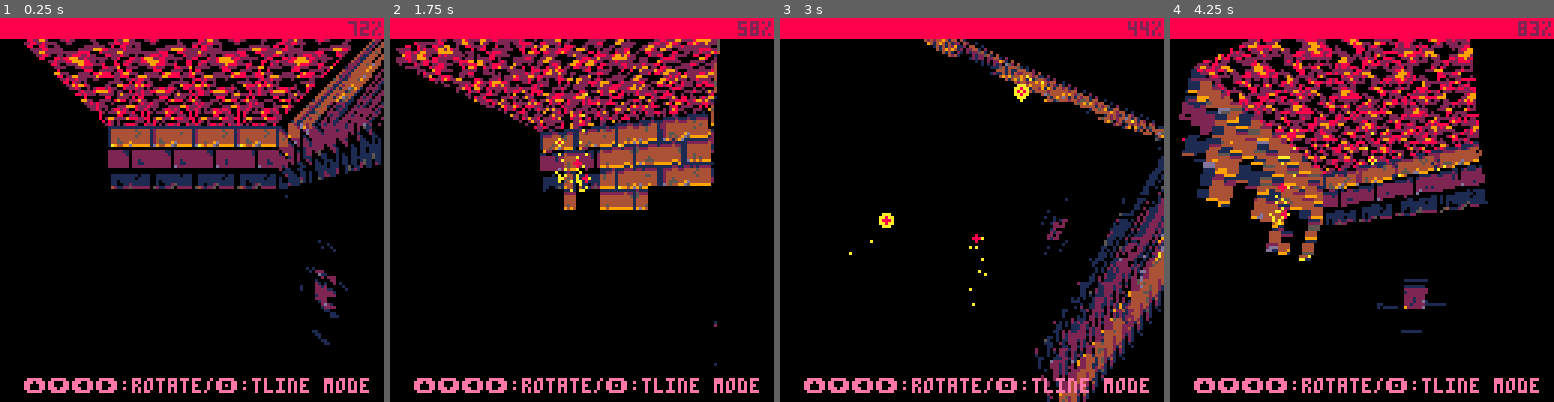
Above: before the commit, frames 1-4 (left to right).
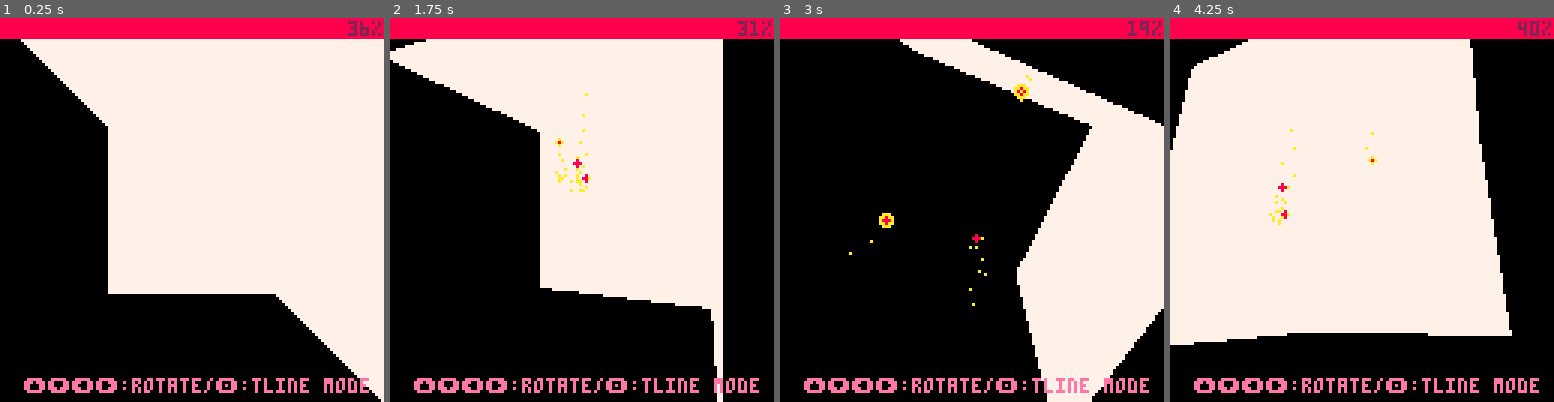
Above: after the commit, the same moments.

Repository: freds72/qk8
Game: PICO-8 cartridge carts/quak8.p8
Two runs of this game, one before a commit and one after it. Both use one fixed random seed, a clock stepped at 60 frames per second and the inputs below.
Inputs:
- Up to frame 1 (0.25 s): no input
- Up to frame 2 (1.75 s): hold Right from 1.6 s (still down)
- Up to frame 3 (3 s): release Right at 2.1 s; hold Up 2.15-2.42 s; hold Right from 2.47 s (still down)
- Up to frame 4 (4.25 s): release Right at 3.03 s; hold Left 3.08-3.58 s; hold Down 3.63-3.97 s; hold Right from 4.02 s (still down)

The runs differ from the first frame. In frame 1, 54% of the frame differs, in the area x 5-100%, y 0-100%; in frame 2, 38%; in frame 3, 24%; in frame 4, 62%, in the area x 0-96%, y 0-86%.

Commit message:
improved lightmap rendering speed (wip) portal exporter (wip)

Diff:
--- a/carts/quak8.p8
+++ b/carts/quak8.p8
@@ -236,7 +236,16 @@
 
 local _lava={}
 local _palettes={}
+-- textured edge renderer
+local dither_pat={0b1111111111111111,0b0111111111111111,0b0111111111011111,0b0101111111011111,0b0101111101011111,0b0101101101011111,0b0101101101011110,0b0101101001011110,0b0101101001011010,0b0001101001011010,0b0001101001001010,0b0000101001001010,0b0000101000001010,0b0000001000001010,0b0000001000001000,0b0000000000000000}
+
 function _init()
+	-- fillp color mode
+	poke(0x5f34, 1)
+
+	for k,fp in pairs(dither_pat) do
+		dither_pat[k]=fp>>16
+	end
 	--[[
 	for i=1,15 do
 		pal(i,128+i,1)
@@ -277,6 +286,7 @@
 function _update()
 	-- update texture
 
+	--[[
 	local t=time()/4
 	local cx={
 		[0]=sin(t+0/50)<<2,
@@ -305,6 +315,7 @@
 				((y+cx[x])&0xf)<<4])
 		end
 	end
+	]]
 
 	-- restore lightmap
 	-- reload()
@@ -336,7 +347,7 @@
 				local d=v_dot(f.n,fp)
 				if d<0.2*0.2 then
 					local u,v=8+8*fp[1],16-8*fp[2]
-					mset(u,v,79)
+					--mset(u,v,79)
 				end
 			end
 
@@ -389,11 +400,8 @@
 
 -->8
 
--- textured edge renderer
-local dither_pat={0b1111111111111111,0b0111111111111111,0b0111111111011111,0b0101111111011111,0b0101111101011111,0b0101101101011111,0b0101101101011110,0b0101101001011110,0b0101101001011010,0b0001101001011010,0b0001101001001010,0b0000101001001010,0b0000101000001010,0b0000001000001010,0b0000001000001000,0b0000000000000000}
-
 function polytex(v,lu,lv)
-	local p0,spans,palettes=v[#v],{},_palettes
+	local p0,spans,dither_pat=v[#v],{},dither_pat
 	local x0,y0,w0,u0,v0=p0.x,p0.y,p0.w,p0.u,p0.v
 	for i=1,#v do
 		local p1=v[i]
@@ -419,6 +427,7 @@
 				if(a>b) a,aw,au,av,b,bw,bu,bv=b,bw,bu,bv,a,aw,au,av
 				local dab=b-a
 				local daw,dau,dav=(bw-aw)/dab,(bu-au)/dab,(bv-av)/dab
+				if(a<0) au-=a*dau av-=a*dav aw-=a*daw a=0
 				local ca,cb=ceil(a),min(ceil(b)-1,127)
 				-- sub-pix shift
 				local sa=ca-a
@@ -426,33 +435,17 @@
 				av+=sa*dav
 				aw+=sa*daw
 				local dw,du,dv=daw<<2,dau<<2,dav<<2
-				local s0
 				for k=ca,cb-4,4 do
-					local u,v=au/aw,av/aw
-					local s=max(5-(mget(lu+u,lv+v)-64)/3)\1
-					if(s!=s0) pal(palettes[s]) s0=s
-
-					tline(k,y,k+3,y,u,v,dau/aw,dav/aw)
+					-- pick lightmap array directly (saves lu+/lv+)
+					rectfill(k,y,k+3,y,0x1087|(dither_pat[lu+au/aw|(lv+av/aw)>>16] or 0))
 					ca+=4
 					au+=du
 					av+=dv
 					aw+=dw
 				end
+				-- left over from stride rendering
 				if ca<=cb then
-					local u,v=au/aw,av/aw
-					local s=max(5-(mget(lu+u,lv+v)-64)/3)\1
-					if(s!=s0) pal(palettes[s]) s0=s
-
-					tline(ca,y,cb,y,u,v,dau/aw,dav/aw)
-					-- get lightmap
-					--[[
-					local s=mget(au/aw,av/aw+8)
-					if s!=0 then
-						fillp(dither_pat[s-63]+0x0.f)
-						rectfill(ca,y,cb,y,8)
-						fillp()
-					end
-					]]
+					rectfill(ca,y,cb,y,0x1087|(dither_pat[lu+au/aw|(lv+av/aw)>>16] or 0))
 				end
 			else
 				spans[y]={x=x0,w=w0,u=u0,v=v0}
@@ -464,7 +457,7 @@
 		end
 		x0,y0,w0,u0,v0=_x1,_y1,_w1,_u1,_v1
 	end
-	pal()
+	fillp()
 end
 __gfx__
 00000000200882202202200200000000000000000000000000000000000000000000000000000000000000000000000000000000000000000000000000000000
Not shown, added: models/blender_export.py
Not shown, added: models/church.blend
Not shown, added: models/run_export.py
